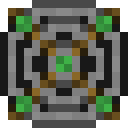
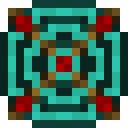
Revision of a layered 128 x 128 image; what changed, layer by layer:
hid "UTILITY GEAR GLOW copy" over <box>16,16,112,112</box>
showed "COMBAT GEAR GLOW copy" over <box>16,16,112,112</box>
added group "Diamond rune" with 5 layers above "Iron rune" over <box>0,0,128,128</box>
added layer "diamond_pickaxe.png copy #3" in group "Diamond rune" over <box>0,64,64,128</box>
added layer "diamond_pickaxe.png copy #2" in group "Diamond rune" over <box>0,0,64,64</box>
added layer "diamond_pickaxe.png copy #1" in group "Diamond rune" over <box>64,64,128,128</box>
added layer "diamond_pickaxe.png copy" in group "Diamond rune" over <box>64,0,128,64</box>
hid group "Stone rune" (5 layers) over <box>0,0,128,128</box>
